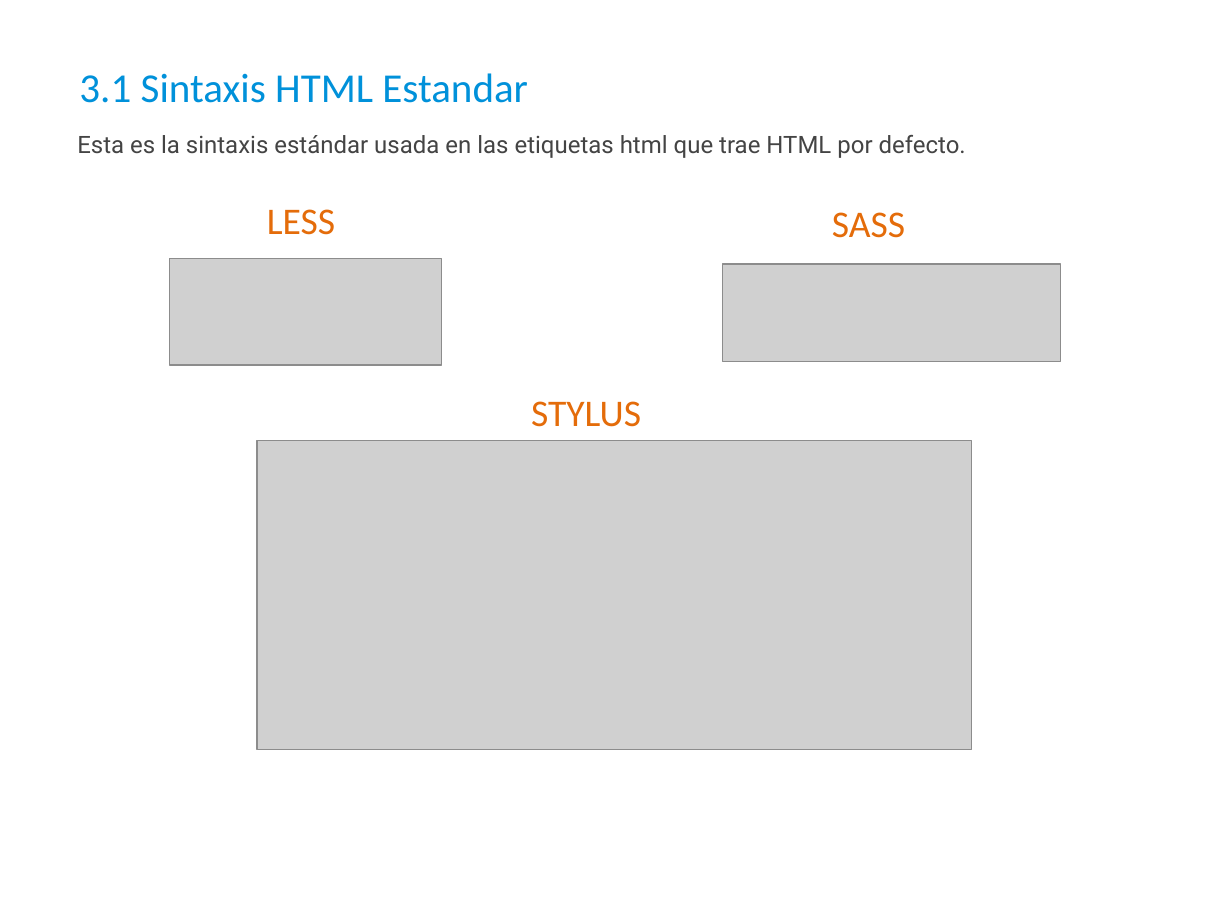
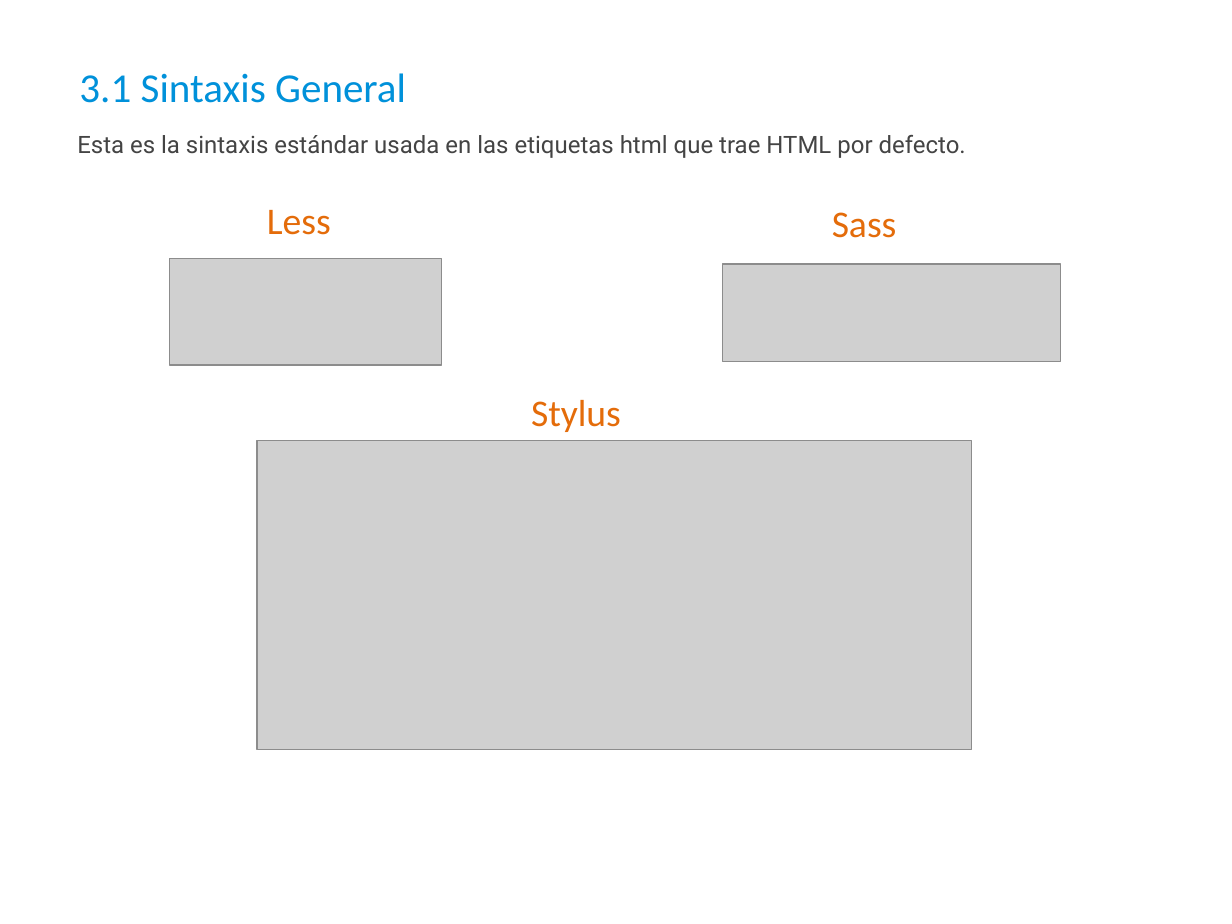
Before and after one commit to javierelipadron/preprocesadores, a slide deck: slide 15 of Preprocesadores SASS - LESS.pptx. Drawn at 1232x924 pixels with LibreOffice and Linux fonts; fonts in the diff are those of the drawing; grey boxes stand for pictures; background and template pictures are left out. Boxes give left, top, right and bottom in pixels: in the first picture for what was removed or moved away, otherwise in the second. Text is boxed around its words. In the diff, an @@ line names an element or a change of style, - is before the commit and + after.

```diff
--- a/Preprocesadores SASS - LESS.pptx
+++ b/Preprocesadores SASS - LESS.pptx
@@ title at bbox=[79, 73, 406, 103]: text changed @@
-3.1 Sintaxis HTML Estandar
+3.1 Sintaxis General
@@ text at bbox=[267, 210, 331, 235]: text changed @@
-LESS
+Less
@@ text at bbox=[832, 212, 897, 238]: text changed @@
-SASS
+Sass
@@ text at bbox=[531, 400, 621, 432]: text changed @@
-STYLUS
+Stylus
```
Also in this commit, not shown: 10 other slides changed, 3 slides added, 1 slide removed.
